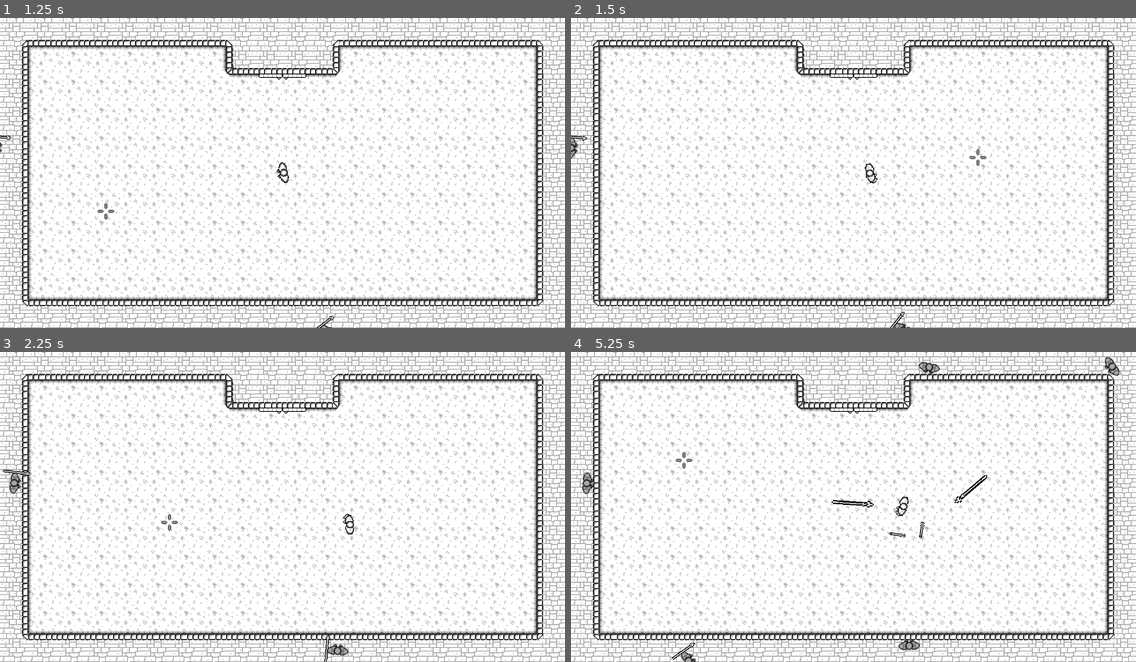
Above: before the commit, frames 1-4 (two rows, left to right).
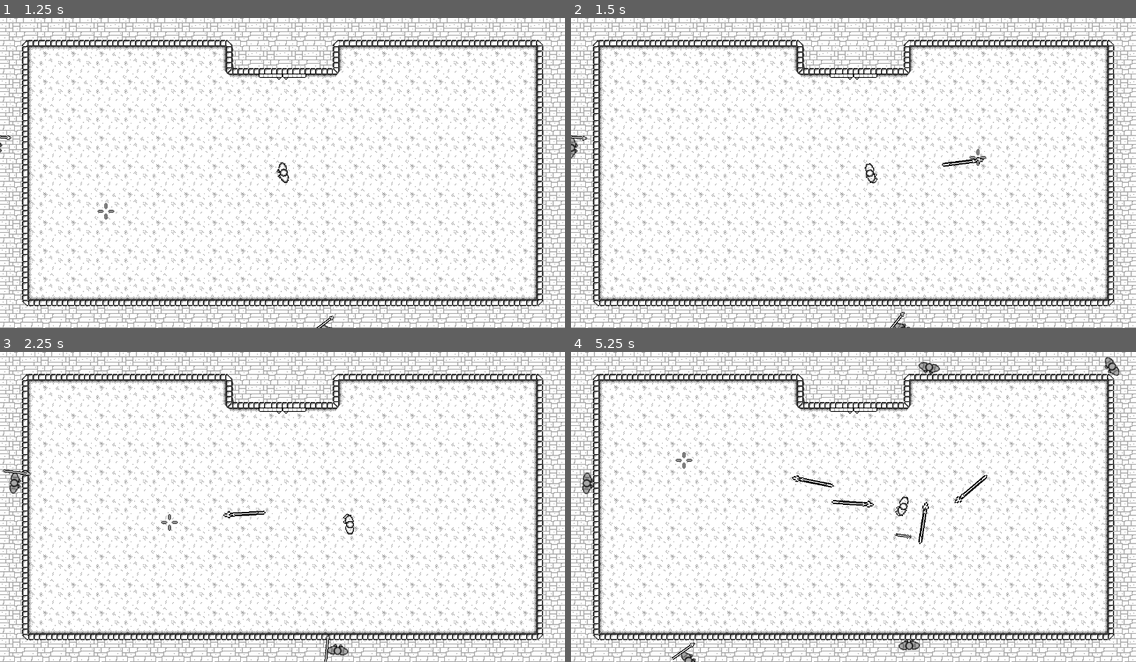
Above: after the commit, the same moments.

Repository: CarlMachado/DarknessFury
Game: Godot game, scene res://scenes/main_menu.tscn
The game is run twice, just before and just after one commit, with the same random seed, the same clock (stepped at 60 frames per second) and the same inputs.
Inputs (mouse positions are in pixels of both pictures, inside the frame that each line leads up to):
- Up to frame 1 (1.25 s): click "Jogar" at 0.5 s
- Up to frame 2 (1.5 s): move the mouse to (977, 157) at 1.27 s; hold D (ui_right) from 1.28 s (still down); click (977, 157) at 1.35 s
- Up to frame 3 (2.25 s): move the mouse to (169, 522) at 2.02 s; release D (ui_right) at 2.03 s; hold S (ui_down) from 2.03 s (still down); click (169, 522) at 2.1 s
- Up to frame 4 (5.25 s): move the mouse to (910, 438) at 2.77 s; release S (ui_down) at 2.78 s; hold D (ui_right) 2.78-3.53 s; click (910, 438) at 2.85 s; move the mouse to (825, 569) at 3.52 s; hold W (ui_up) 3.53-4.28 s; click (825, 569) at 3.6 s; move the mouse to (1023, 553) at 4.27 s; hold A (ui_left) from 4.28 s (still down); click (1023, 553) at 4.35 s; move the mouse to (684, 460) at 5.02 s; click (684, 460) at 5.1 s

Frame 1 is identical in both runs. In frame 2, less than 0.1% of the frame differs, in the area x 65-74%, y 44-49%; in frame 3, 0.1%; in frame 4, 0.2%, in the area x 39-64%, y 39-63%.

Commit message:
Adicionado spawn ramdomico, mudança em valores do enemy

Diff:
--- a/project.godot
+++ b/project.godot
@@ -102,6 +102,7 @@
 ui_attack={
 "deadzone": 0.5,
 "events": [ Object(InputEventMouseButton,"resource_local_to_scene":false,"resource_name":"","device":0,"alt":false,"shi …(212 unchanged characters)…
+, Object(InputEventKey,"resource_local_to_scene":false,"resource_name":"","device":0,"alt":false,"shift":false,"control":false,"meta":false,"command":false,"pressed":false,"scancode":70,"unicode":0,"echo":false,"script":null)
  ]
 }
 
--- a/scenes/levels/arena.tscn
+++ b/scenes/levels/arena.tscn
@@ -35,7 +35,6 @@
 position = Vector2( 320, 176 )
 
 [node name="enemy_spawns" type="Node" parent="."]
-editor/display_folded = true
 
 [node name="spawn_enemy0" parent="enemy_spawns" instance=ExtResource( 5 )]
 position = Vector2( -36.0436, 292.137 )
@@ -63,6 +62,9 @@
 
 [node name="spawn_enemy8" parent="enemy_spawns" instance=ExtResource( 5 )]
 position = Vector2( 61.1833, 801.068 )
+
+[node name="spawn_enemy9" parent="enemy_spawns" instance=ExtResource( 5 )]
+position = Vector2( -295.157, 668.656 )
 
 [node name="walls_area_enemy" type="Area2D" parent="."]
 editor/display_folded = true
--- a/scripts/player.gd
+++ b/scripts/player.gd
@@ -45,44 +45,44 @@
 	move_and_slide(Vector2(x_dir, y_dir) * SPEED)
 
 func shoot_spear():
-	if has_spear and loaded:
-		get_tree().call_group("spear", "spear_false")
+#	if has_spear and loaded:
+	get_tree().call_group("spear", "spear_false")
 
-		var position_mouse = global_position.distance_to(get_global_mouse_position())
-		var angle = atan2(get_global_mouse_position().y - global_position.y, get_global_mouse_position().x - global_position.x)
-		var correct
-		var spear_attack = PRE_SPEAR.instance()
+	var position_mouse = global_position.distance_to(get_global_mouse_position())
+	var angle = atan2(get_global_mouse_position().y - global_position.y, get_global_mouse_position().x - global_position.x)
+	var correct
+	var spear_attack = PRE_SPEAR.instance()
 
-		if position_mouse < 100:
-			correct = 0.19
-		elif position_mouse < 250:
-			correct = 0.075
-		elif position_mouse < 400:
-			correct = 0.050
-		elif position_mouse < 550:
-			correct = 0.032
-		elif position_mouse < 700:
-			correct = 0.026
-		elif position_mouse < 850:
-			correct = 0.023
-		elif position_mouse < 1000:
-			correct = 0.020
-		elif position_mouse < 1200:
-			correct = 0.017
-		else:
-			correct = 0.50
+	if position_mouse < 100:
+		correct = 0.19
+	elif position_mouse < 250:
+		correct = 0.075
+	elif position_mouse < 400:
+		correct = 0.050
+	elif position_mouse < 550:
+		correct = 0.032
+	elif position_mouse < 700:
+		correct = 0.026
+	elif position_mouse < 850:
+		correct = 0.023
+	elif position_mouse < 1000:
+		correct = 0.020
+	elif position_mouse < 1200:
+		correct = 0.017
+	else:
+		correct = 0.50
 
-		spear_attack.global_position = $spear_hand.global_position / 2
-		spear_attack.rotation = global_rotation
-		spear_attack.dir = Vector2(cos(angle - correct), sin(angle - correct))
+	spear_attack.global_position = $spear_hand.global_position / 2
+	spear_attack.rotation = global_rotation
+	spear_attack.dir = Vector2(cos(angle - correct), sin(angle - correct))
 
-		spear_attack.target_position = get_global_mouse_position()
-		spear_attack.type = "player_attack"
-		get_parent().add_child(spear_attack)
+	spear_attack.target_position = get_global_mouse_position()
+	spear_attack.type = "player_attack"
+	get_parent().add_child(spear_attack)
 
-		has_spear = false
-		loaded = false
-		$reload.start()
+	has_spear = false
+	loaded = false
+	$reload.start()
 
 func take_spear():
 	get_tree().call_group("spear", "spear_true")
--- a/scripts/spawn_enemy.gd
+++ b/scripts/spawn_enemy.gd
@@ -1,6 +1,8 @@
 extends Position2D
 
 const PRE_ENEMY = preload("res://prefabs/enemy.tscn")
+
+export(int, "Cima", "Direita", "Baixo", "Esquerda") var side = 0
 
 var enemy
 var firt_start = false
@@ -9,6 +11,8 @@
 onready var time_max = 7
 
 func _ready():
+	randomize()
+#	new_position()
 	$timer_spawn.start(rand_range(time_min, time_max))
 #	$timer_spawn.start(1)
 
@@ -25,6 +29,7 @@
 	if enemy != null:
 		if !enemy.alive:
 			enemy = null
+			new_position()
 			$timer_spawn.start(rand_range(time_min, time_max))
 
 func _on_timer_spawn_timeout():
@@ -37,3 +42,28 @@
 func _on_walls_area_body_entered(body):
 	if body.has_method("stop_in_area"):
 		body.stop_in_area()
+
+func new_position():
+	var tile_size = 32
+	var side_coords = [] #x_min, x_max, y_min, y_max
+	side = randi() % 4
+
+#	if side == 0: # Cima
+#		side_coords = [0 * tile_size, 19 * tile_size, -5 * tile_size, 0 * tile_size]
+#	elif side == 1: # Direita
+#		side_coords = [19 * tile_size, 24 * tile_size, 0 * tile_size, 10 * tile_size]
+#	elif side == 2: # Baixo
+#		side_coords = [0 * tile_size, 19 * tile_size, 10 * tile_size, 15 * tile_size]
+#	elif side == 3: # Esquerda
+#		side_coords = [-5 * tile_size, 0 * tile_size, 0 * tile_size, 10 * tile_size]
+
+	if side == 0: # Cima
+		side_coords = [0, 1300, -320, 0]
+	elif side == 1: # Direita
+		side_coords = [1280, 1600, 0, 700]
+	elif side == 2: # Baixo
+		side_coords = [0, 1300, 700, 1050]
+	elif side == 3: # Esquerda
+		side_coords = [-300, 0, 0, 700]
+
+	$".".global_position = Vector2(rand_range(side_coords[0], side_coords[1]), rand_range(side_coords[2], side_coords[3]))
--- a/scripts/spear_hand.gd
+++ b/scripts/spear_hand.gd
@@ -28,7 +28,7 @@
 
 func goalTarget():
 	if target != null:
-		return global_position.distance_to(target_position) <= rand_range(10, 100)
+		return global_position.distance_to(target_position) <= rand_range(10, 67)
 	else:
 		return false
 
